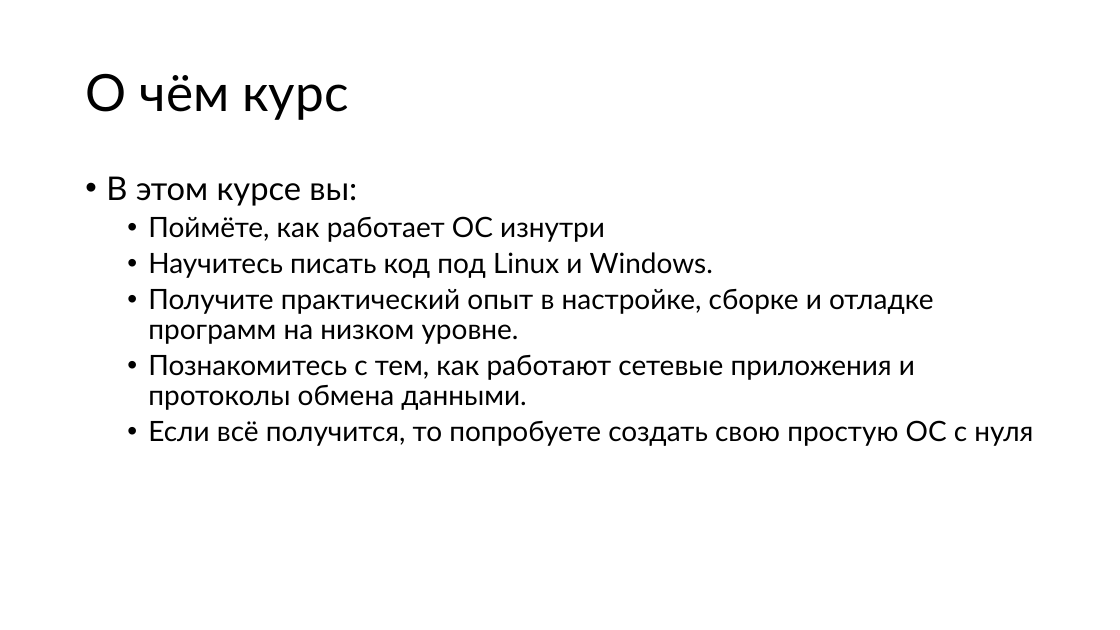
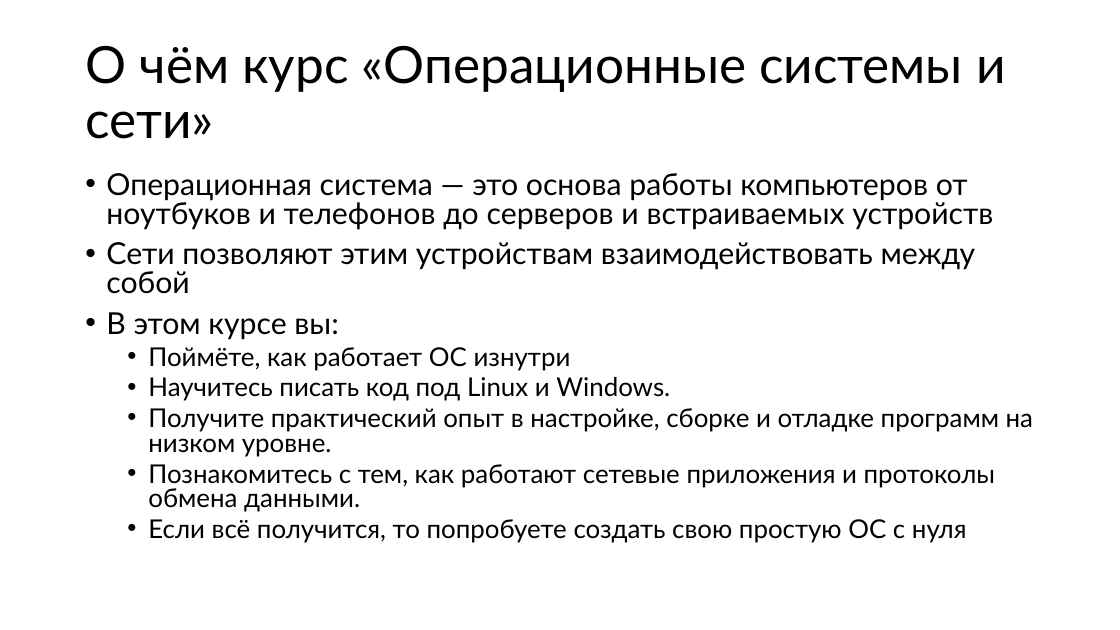
Before and after one commit to alexey-malov/os-course, a slide deck: slide 2 of lectures/01/Введение в ОС.pptx. Drawn at 1120x630 pixels with LibreOffice and Linux fonts; fonts in the diff are those of the drawing. Boxes give left, top, right and bottom in pixels: in the first picture for what was removed or moved away, otherwise in the second. Text is boxed around its words. In the diff, an @@ line names an element or a change of style, - is before the commit and + after.

```diff
--- a/lectures/01/Введение в ОС.pptx
+++ b/lectures/01/Введение в ОС.pptx
@@ title at (85,45,1006,139): text changed @@
-О чём курс
+О чём курс «Операционные системы и сети»
@@ text at (106,173,993,294): paragraphs added @@
+• Операционная система — это основа работы компьютеров от ноутбуков и телефонов до серверов и встраиваемых устройств
+• Сети позволяют этим устройствам взаимодействовать между собой
@@ text at (106,312,1033,543): size 28 to 25.9 pt in "В этом курсе вы:"; size 24 to 22.2 pt in "Поймёте, как работает ОС изнутри", "Научитесь писать код под Linux и Windows.", "Получите практический опыт в настройке, сборке и ...", "Познакомитесь с тем, как работают сетевые приложения ..." and 1 more places; line spacing 0.9 to 0.8 @@
```
Also in this commit, not shown: 17 other slides changed, 1 slide added.
